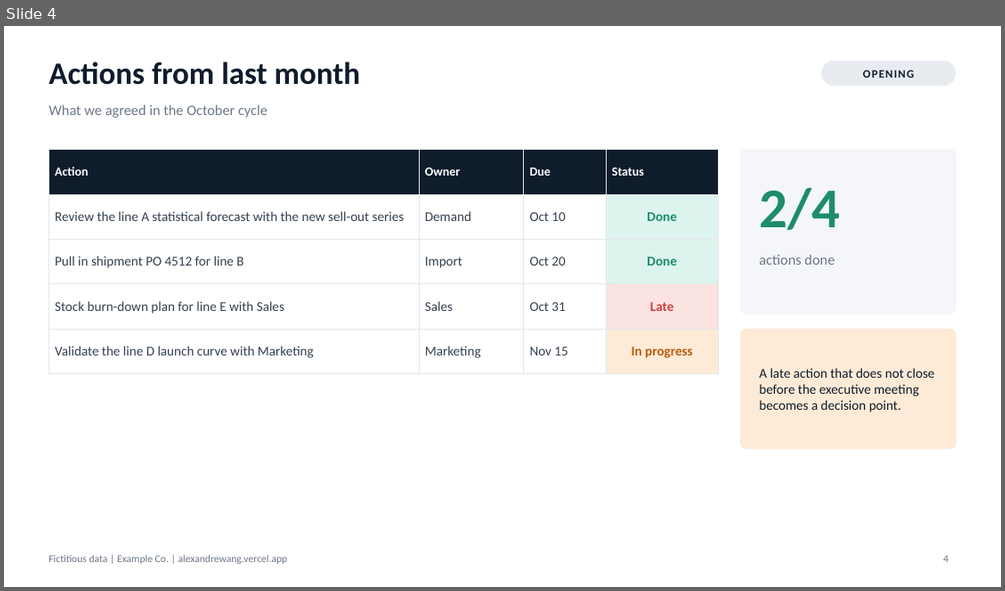
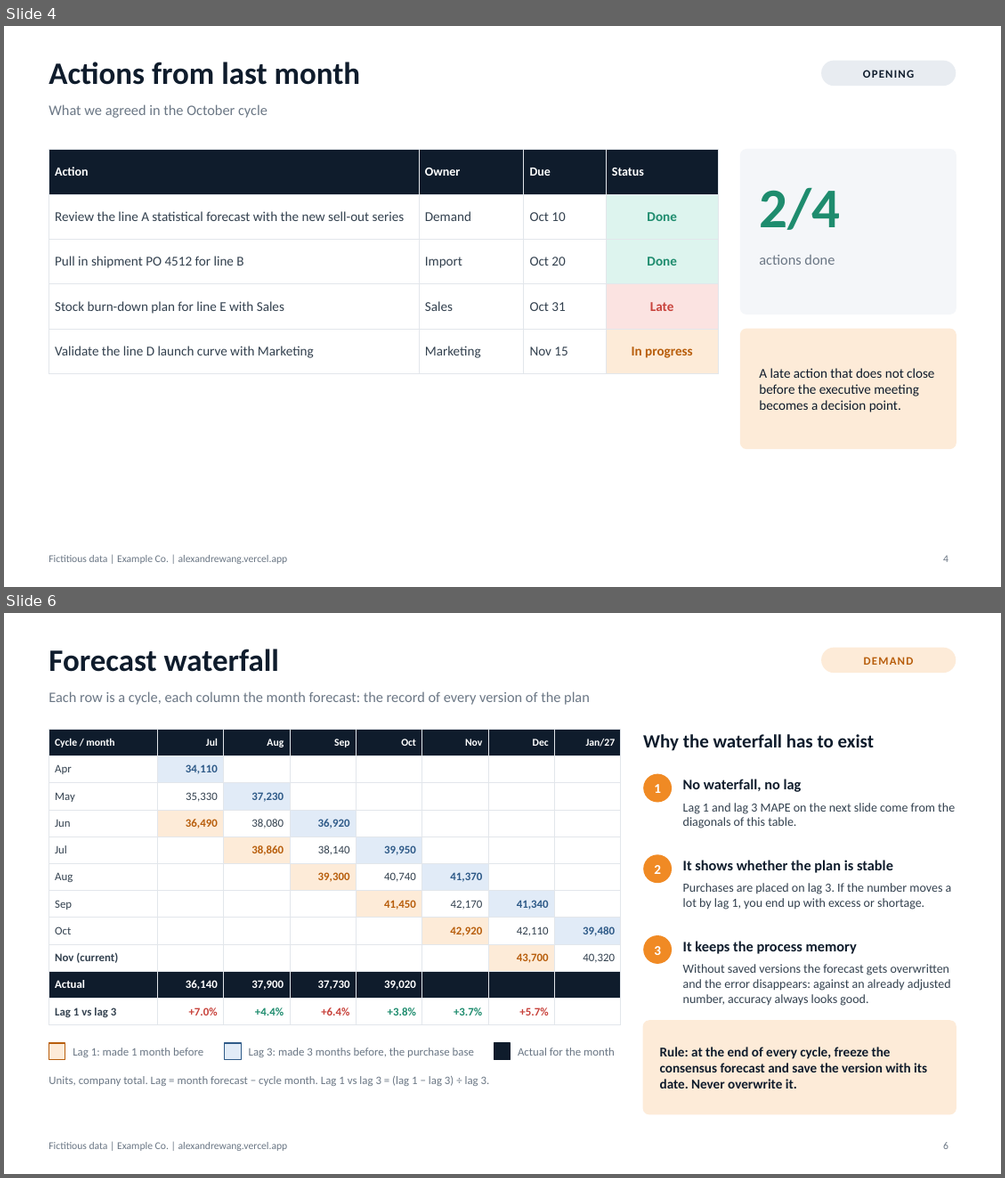
Before and after one commit to wwalexandre/alexandrewang, a slide deck: assets/docs/sop/sop-monthly-template.pptx. Shown one above the other, each under a label of ours: slide 4 before the commit, slides 4 and 6 after it; the slides between them are not shown. The pictures are 1005x591 and 1005x1178 pixels, drawn with LibreOffice and Linux fonts; fonts in the diff are those of the drawing. Boxes give left, top, right and bottom in pixels: in the first picture for what was removed or moved away, otherwise in the second. Text is boxed around its words. In the diff, an @@ line names an element or a change of style, - is before the commit and + after.

```diff
--- a/assets/docs/sop/sop-monthly-template.pptx
+++ b/assets/docs/sop/sop-monthly-template.pptx
@@ slide 6 added at (4, 613, 1001, 1174), background #FFFFFF; not listed: 1 template element that a slide beside it also shows @@
@@ title added at (48, 649, 279, 672), 30 pt, text #0F1C2C, bold @@
+Forecast waterfall
@@ rounded rectangle added at (821, 648, 956, 673), fill #FDEBD8, 11 pt, text #B85E0C, bold @@
+DEMAND
@@ text added at (48, 691, 590, 705), 14 pt, text #6B7785 @@
+Each row is a cycle, each column the month forecast: the record of every version of the plan
@@ table added at (48, 729, 623, 1021), 11 rows, 8 columns @@
+Cycle / month | Jul | Aug | Sep | Oct | Nov | Dec | Jan/27
+Apr | 34,110 |  |  |  |  |  | 
+May | 35,330 | 37,230 |  |  |  |  | 
+Jun | 36,490 | 38,080 | 36,920 |  |  |  | 
+Jul |  | 38,860 | 38,140 | 39,950 |  |  | 
+Aug |  |  | 39,300 | 40,740 | 41,370 |  | 
+Sep |  |  |  | 41,450 | 42,170 | 41,340 | 
+Oct |  |  |  |  | 42,920 | 42,110 | 39,480
+Nov (current) |  |  |  |  |  | 43,700 | 40,320
+Actual | 36,140 | 37,900 | 37,730 | 39,020 |  |  | 
+Lag 1 vs lag 3 | +7.0% | +4.4% | +6.4% | +3.8% | +3.7% | +5.7% | 
@@ text added at (643, 734, 874, 751), 18 pt, text #0F1C2C, bold @@
+Why the waterfall has to exist
@@ ellipse added at (643, 774, 672, 803), fill #F08A24, 13 pt, text #FFFFFF, bold @@
+1
@@ text added at (683, 779, 801, 792), 14 pt, text #0F1C2C, bold @@
+No waterfall, no lag
@@ text added at (683, 803, 955, 828), 12 pt, text #33414F @@
+Lag 1 and lag 3 MAPE on the next slide come from the diagonals of this table.
@@ ellipse added at (643, 854, 672, 883), fill #F08A24, 13 pt, text #FFFFFF, bold @@
+2
@@ text added at (683, 860, 893, 873), 14 pt, text #0F1C2C, bold @@
+It shows whether the plan is stable
@@ text added at (683, 883, 952, 909), 12 pt, text #33414F @@
+Purchases are placed on lag 3. If the number moves a lot by lag 1, you end up with excess or shortage.
@@ ellipse added at (643, 935, 672, 964), fill #F08A24, 13 pt, text #FFFFFF, bold @@
+3
@@ text added at (683, 941, 857, 954), 14 pt, text #0F1C2C, bold @@
+It keeps the process memory
@@ text added at (683, 964, 951, 1005), 12 pt, text #33414F @@
+Without saved versions the forecast gets overwritten and the error disappears: against an already adjusted number, accuracy always looks good.
@@ rounded rectangle added at (643, 1021, 956, 1114), fill #FDEBD8, outline #FDEBD8 1 pt @@
@@ rectangle added at (48, 1043, 65, 1060), fill #FDEBD8, outline #B85E0C 1 pt @@
@@ text added at (73, 1047, 203, 1057), 11 pt, text #6B7785 @@
+Lag 1: made 1 month before
@@ rectangle added at (225, 1043, 241, 1060), fill #E1EBF7, outline #2E5A88 1 pt @@
@@ text added at (249, 1047, 474, 1057), 11 pt, text #6B7785 @@
+Lag 3: made 3 months before, the purchase base
@@ rectangle added at (494, 1043, 510, 1060), fill #0F1C2C, outline #0F1C2C 1 pt @@
@@ text added at (518, 1047, 615, 1055), 11 pt, text #6B7785 @@
+Actual for the month
@@ text added at (660, 1046, 927, 1088), 13 pt, text #0F1C2C, bold @@
+Rule: at the end of every cycle, freeze the consensus forecast and save the version with its date. Never overwrite it.
@@ text added at (48, 1076, 490, 1086), 11 pt, text #6B7785 @@
+Units, company total. Lag = month forecast − cycle month. Lag 1 vs lag 3 = (lag 1 − lag 3) ÷ lag 3.
@@ page number added at (943, 1142, 948, 1149), 10 pt, text #6B7785 @@
+6
```
Also in this commit, not shown: 8 slides changed, 31 other files.
